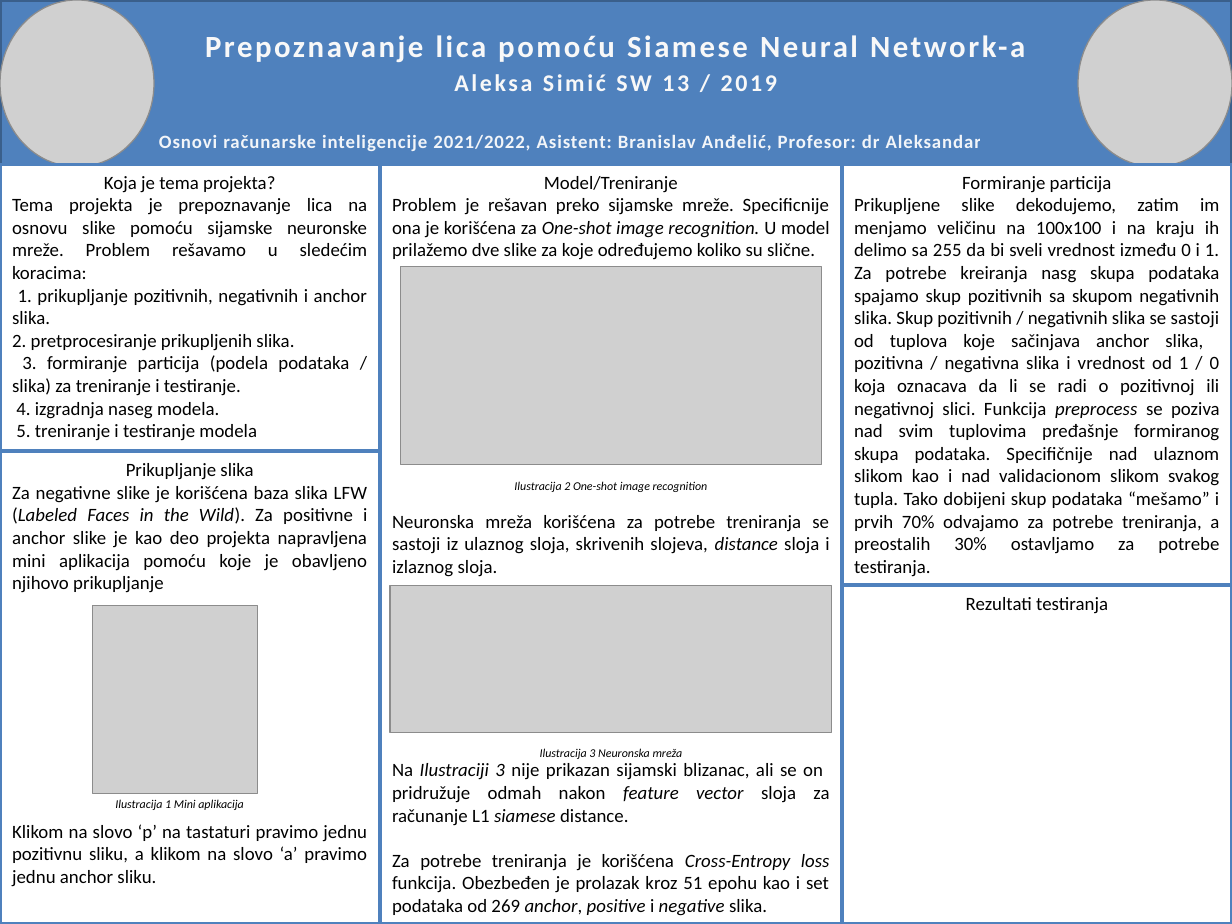
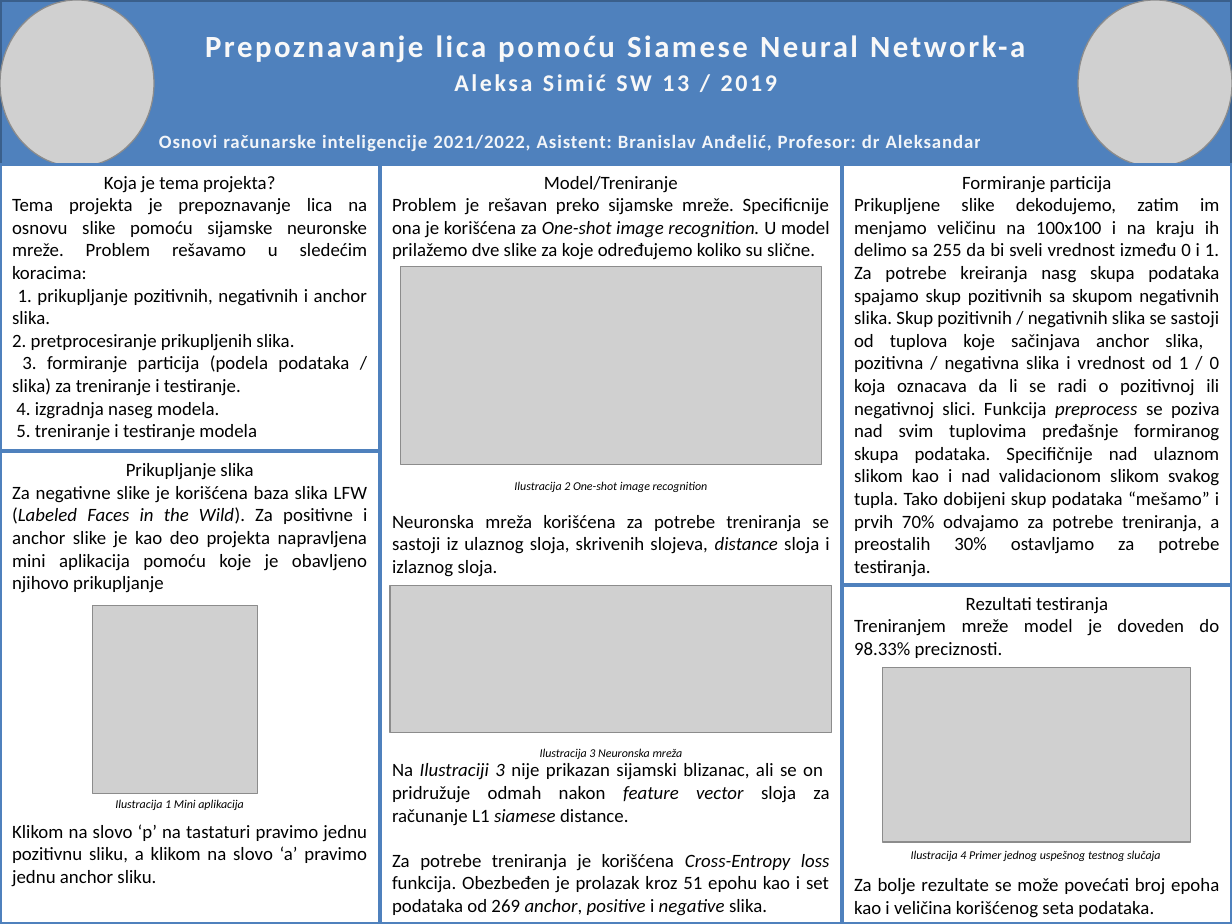
Before and after one commit to SimicAleksa/facial-recognition, a slide deck: slide 1 of Poster.pptx. Drawn at 1232x924 pixels with LibreOffice and Linux fonts; fonts in the diff are those of the drawing; grey boxes stand for pictures. Boxes give left, top, right and bottom in pixels: in the first picture for what was removed or moved away, otherwise in the second. Text is boxed around its words. In the diff, an @@ line names an element or a change of style, - is before the commit and + after.

Commit message:
Poster 2.0

```diff
--- a/Poster.pptx
+++ b/Poster.pptx
@@ text in rectangle at <box>854,619,1219,918</box>: paragraphs added @@
+Treniranjem mreže model je doveden do 98.33% preciznosti.
+Za bolje rezultate se može povećati broj epoha kao i veličina korišćenog seta podataka.
@@ picture added at <box>883,668,1191,843</box> @@
@@ text added at <box>911,850,1161,861</box>, 7 pt, text #000000, italic @@
+Ilustracija 4 Primer jednog uspešnog testnog slučaja
```
Also in this commit, not shown: 1 other file.
